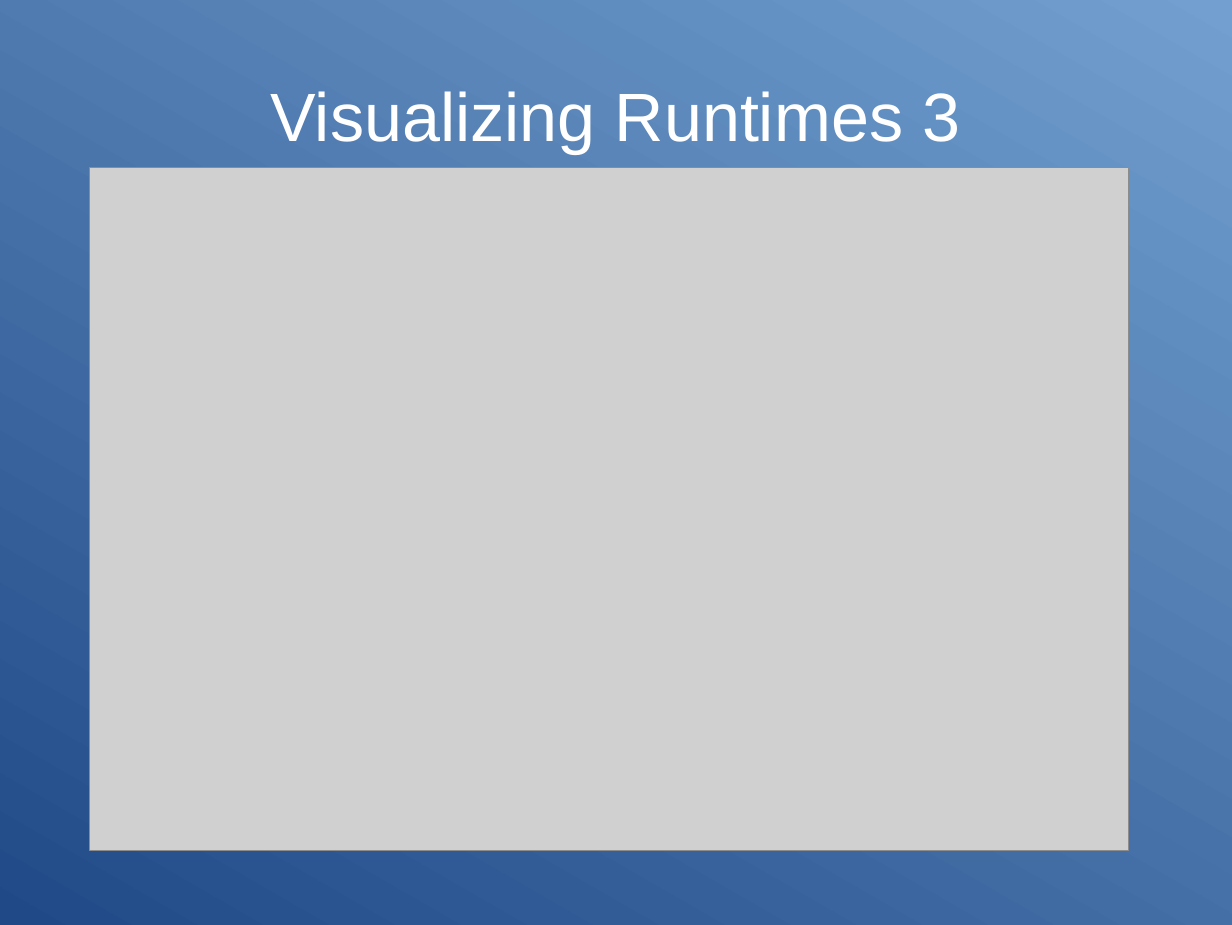
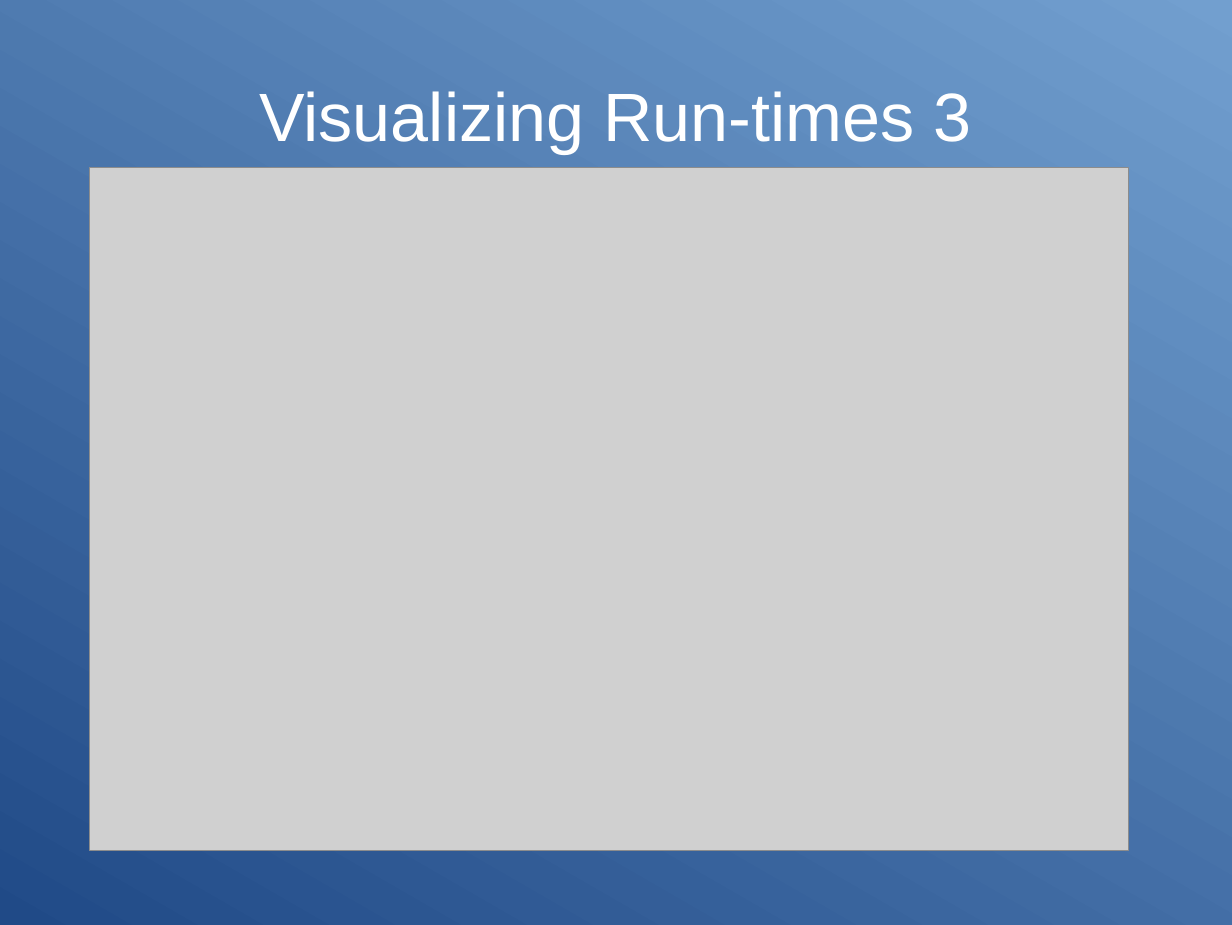
Before and after one commit to HIPERFIT/hipermark, a slide deck: slide 6 of presentation/presentation.odp (slide 4 before the commit). Drawn at 1232x925 pixels with LibreOffice and Linux fonts; fonts in the diff are those of the drawing; grey boxes stand for pictures. Boxes give left, top, right and bottom in pixels: in the first picture for what was removed or moved away, otherwise in the second. Text is boxed around its words. In the diff, an @@ line names an element or a change of style, - is before the commit and + after.

```diff
--- a/presentation/presentation.odp
+++ b/presentation/presentation.odp
@@ title at [259,91,971,154]: text changed @@
-Visualizing Runtimes 3
+Visualizing Run-times 3
```
Also in this commit, not shown: 3 other slides changed, 5 slides added, 2 slides removed, 2 other files.
